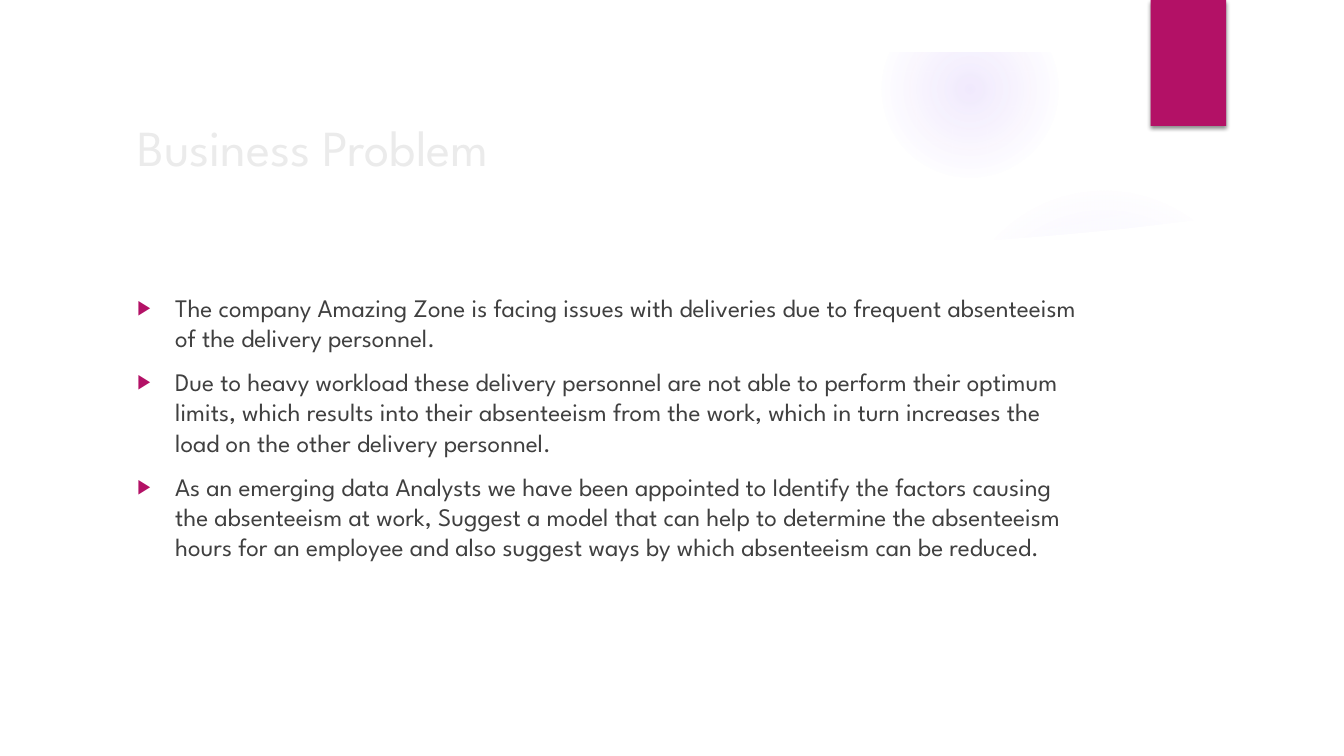
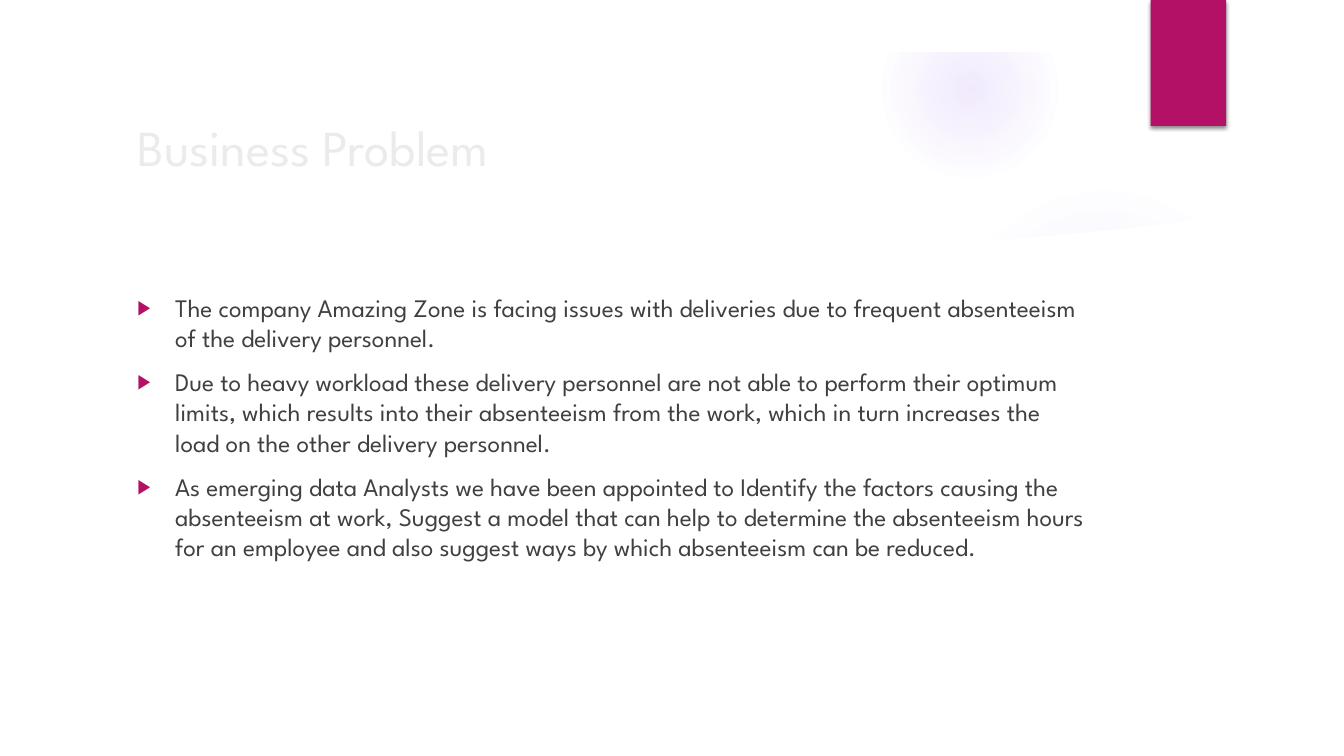
Before and after one commit to samarth-malhotra/DM_ASSIGNMENT, a slide deck: slide 2 of Data_Mining_Assignment.pptx. Drawn at 1344x756 pixels with LibreOffice and Linux fonts; fonts in the diff are those of the drawing; background and template pictures are left out. Boxes give left, top, right and bottom in pixels: in the first picture for what was removed or moved away, otherwise in the second. Text is boxed around its words. In the diff, an @@ line names an element or a change of style, - is before the commit and + after.

```diff
--- a/Data_Mining_Assignment.pptx
+++ b/Data_Mining_Assignment.pptx
@@ text at box(175, 478, 1084, 562): text changed @@
-▶ As an emerging data Analysts we have been appointed to Identify the factors causing the absenteeism at work, Suggest a model that can help to determine the absenteeism hours for an employee and also suggest ways by which absenteeism can be reduced.
+▶ As emerging data Analysts we have been appointed to Identify the factors causing the absenteeism at work, Suggest a model that can help to determine the absenteeism hours for an employee and also suggest ways by which absenteeism can be reduced.
```
Also in this commit, not shown: 1 other file.
